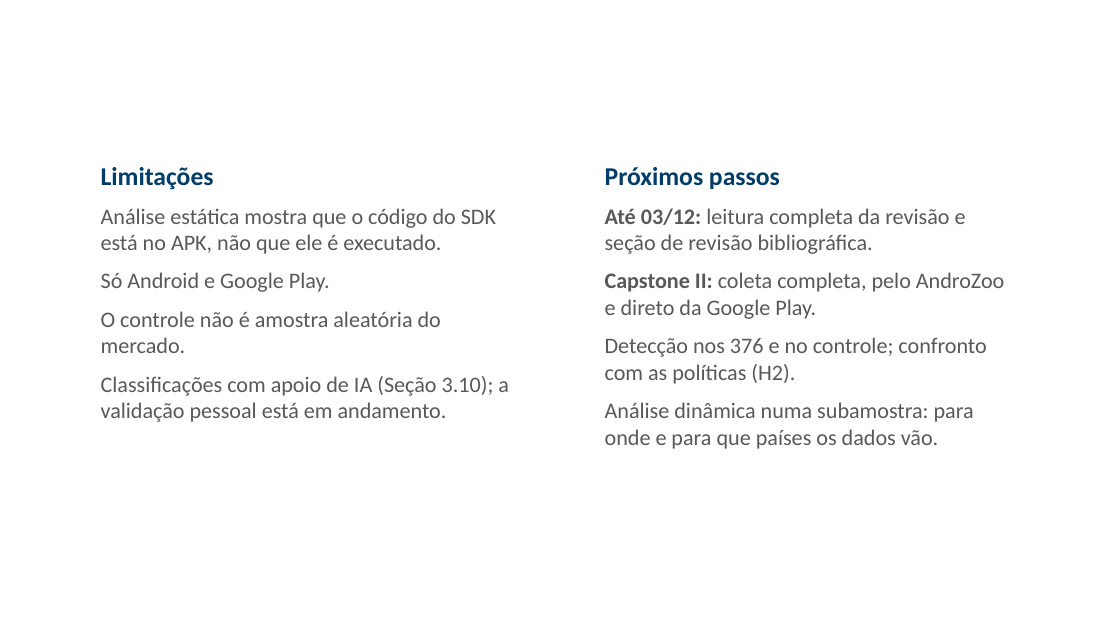
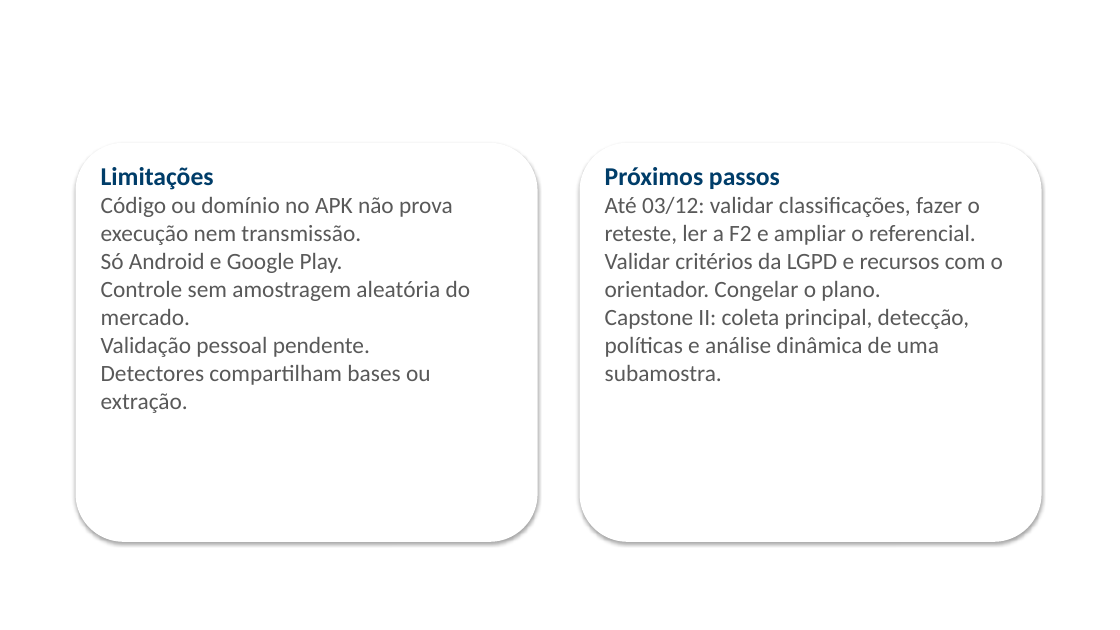
Before and after one commit to ClaudioAMF1/TCC, a slide deck: slide 13 of tcc/apresentacao/simulacao-defesa-rascunho.pptx. Drawn at 1120x630 pixels with LibreOffice and Linux fonts; fonts in the diff are those of the drawing; background and template pictures are left out. Boxes give left, top, right and bottom in pixels: in the first picture for what was removed or moved away, otherwise in the second. Text is boxed around its words. In the diff, an @@ line names an element or a change of style, - is before the commit and + after.

Commit message:
Completa preparação do reteste e revisa projeto do Capstone I
Inclui recursos necessários, matriz documental da LGPD e amostra cega de 125 registros para o reteste.
Revisa fundamentação, referências, plano de análise, formatação, slides e roteiro.
Preserva as decisões originais e registra a F2 e a validação pessoal como pendentes.

```diff
--- a/tcc/apresentacao/simulacao-defesa-rascunho.pptx
+++ b/tcc/apresentacao/simulacao-defesa-rascunho.pptx
@@ rounded rectangle added at (76,143,538,542), fill #FFFFFF @@
@@ rounded rectangle at (580,143,1042,542): shadow on @@
@@ text at (101,167,343,273): size 19 to 20 pt in "Só Android e Google Play."; less space between paragraphs @@
@@ text at (101,197,453,245): text changed; size 19 to 20 pt @@
-Análise estática mostra que o código do SDK está no APK, não que ele é executado.
+Código ou domínio no APK não prova execução nem transmissão.
@@ text at (605,197,1003,381): text changed; size 19 to 20 pt @@
-Até 03/12: leitura completa da revisão e seção de revisão bibliográfica.
-Capstone II: coleta completa, pelo AndroZoo e direto da Google Play.
-Detecção nos 376 e no controle; confronto com as políticas (H2).
-Análise dinâmica numa subamostra: para onde e para que países os dados vão.
+Até 03/12: validar classificações, fazer o reteste, ler a F2 e ampliar o referencial.
+Validar critérios da LGPD e recursos com o orientador. Congelar o plano.
+Capstone II: coleta principal, detecção, políticas e análise dinâmica de uma subamostra.
@@ text at (101,281,471,413): text changed; size 19 to 20 pt @@
-O controle não é amostra aleatória do mercado.
-Classificações com apoio de IA (Seção 3.10); a validação pessoal está em andamento.
+Controle sem amostragem aleatória do mercado.
+Validação pessoal pendente.
+Detectores compartilham bases ou extração.
```
Also in this commit, not shown: 9 other slides changed, 3 slides added, 3 slides removed, 15 other files.
